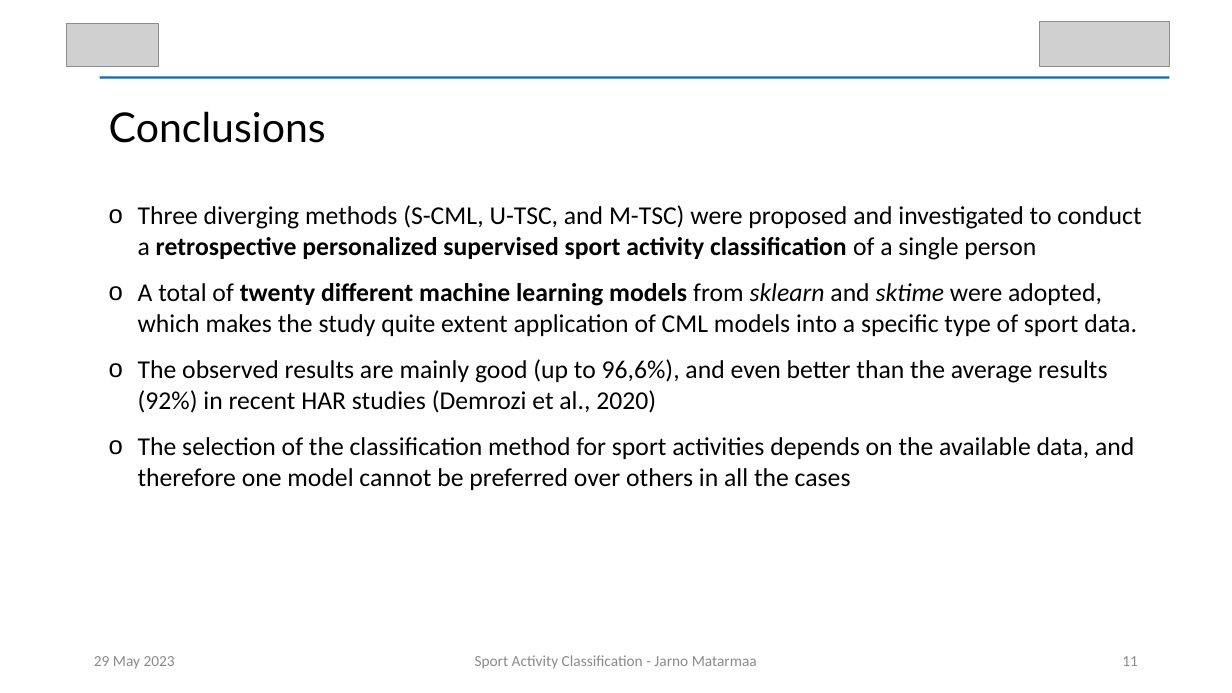
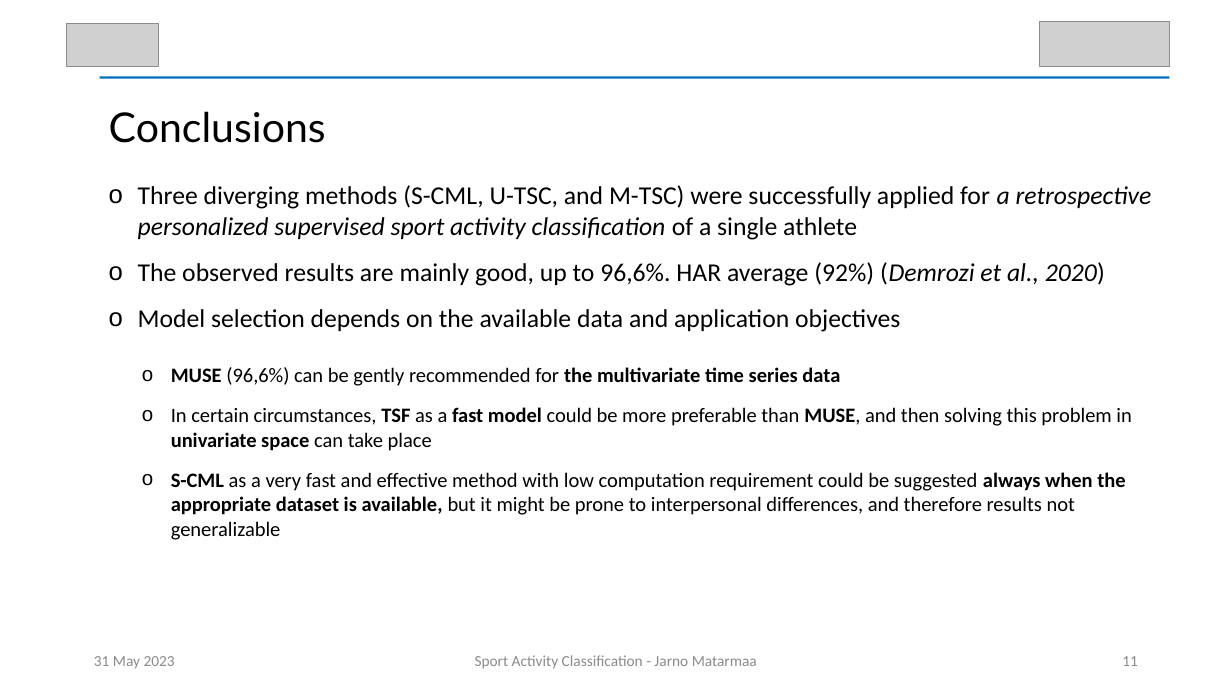
Before and after one commit to JABE22/MasterProject, a slide deck: slide 11 of presentation/SAC_Thesis_Presentation.pptx. Drawn at 1232x693 pixels with LibreOffice and Linux fonts; fonts in the diff are those of the drawing; grey boxes stand for pictures. Boxes give left, top, right and bottom in pixels: in the first picture for what was removed or moved away, otherwise in the second. Text is boxed around its words. In the diff, an @@ line names an element or a change of style, - is before the commit and + after.

```diff
--- a/presentation/SAC_Thesis_Presentation.pptx
+++ b/presentation/SAC_Thesis_Presentation.pptx
@@ text at bbox=[138, 185, 1152, 332]: text changed @@
-o Three diverging methods (S-CML, U-TSC, and M-TSC) were proposed and investigated to conduct a retrospective personalized supervised sport activity classification of a single person
-o A total of twenty different machine learning models from sklearn and sktime were adopted, which makes the study quite extent application of CML models into a specific type of sport data.
-o The observed results are mainly good (up to 96,6%), and even better than the average results (92%) in recent HAR studies (Demrozi et al., 2020)
-o The selection of the classification method for sport activities depends on the available data, and therefore one model cannot be preferred over others in all the cases
+o Three diverging methods (S-CML, U-TSC, and M-TSC) were successfully applied for a retrospective personalized supervised sport activity classification of a single athlete
+o The observed results are mainly good, up to 96,6%. HAR average (92%) (Demrozi et al., 2020)
+o Model selection depends on the available data and application objectives
@@ text added at bbox=[171, 367, 1131, 540], 16 pt, text #000000 @@
+o MUSE (96,6%) can be gently recommended for the multivariate time series data
+o In certain circumstances, TSF as a fast model could be more preferable than MUSE, and then solving this problem in univariate space can take place
+o S-CML as a very fast and effective method with low computation requirement could be suggested always when the appropriate dataset is available, but it might be prone to interpersonal differences, and therefore results not generalizable
@@ text at bbox=[94, 656, 175, 669]: text changed @@
-29 May 2023
+31 May 2023
```
Also in this commit, not shown: 18 other slides changed.
